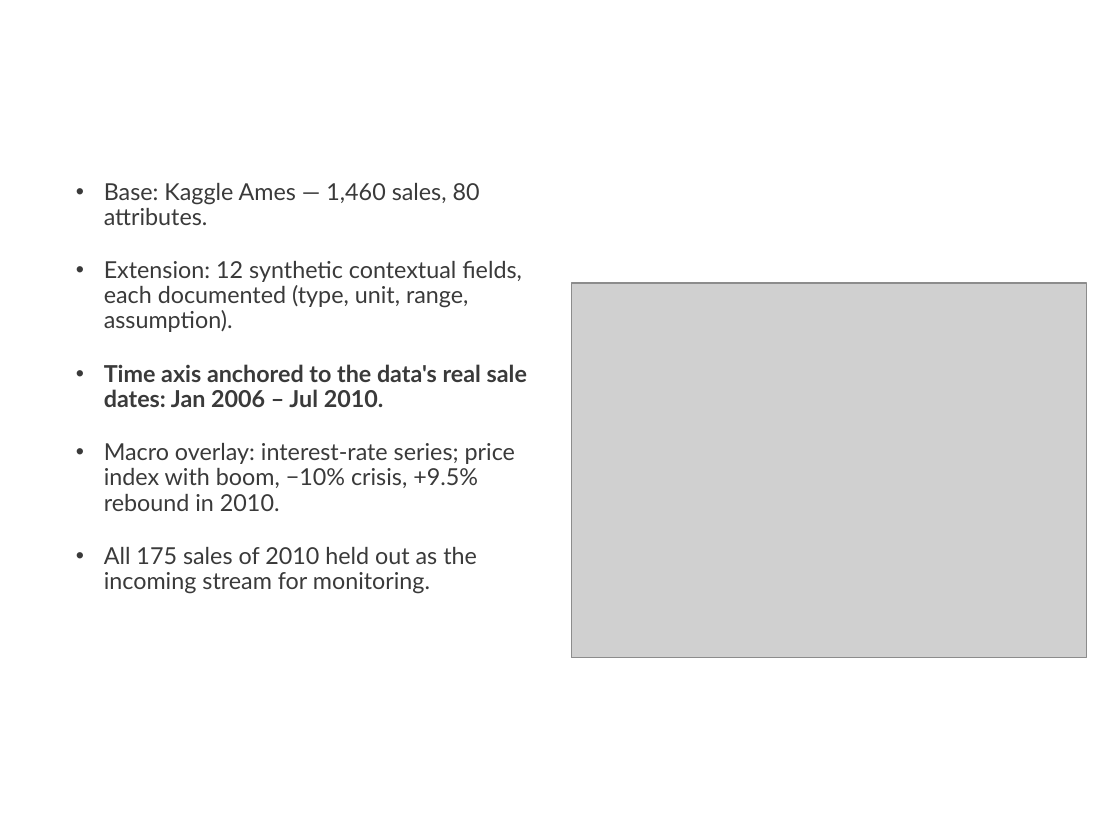
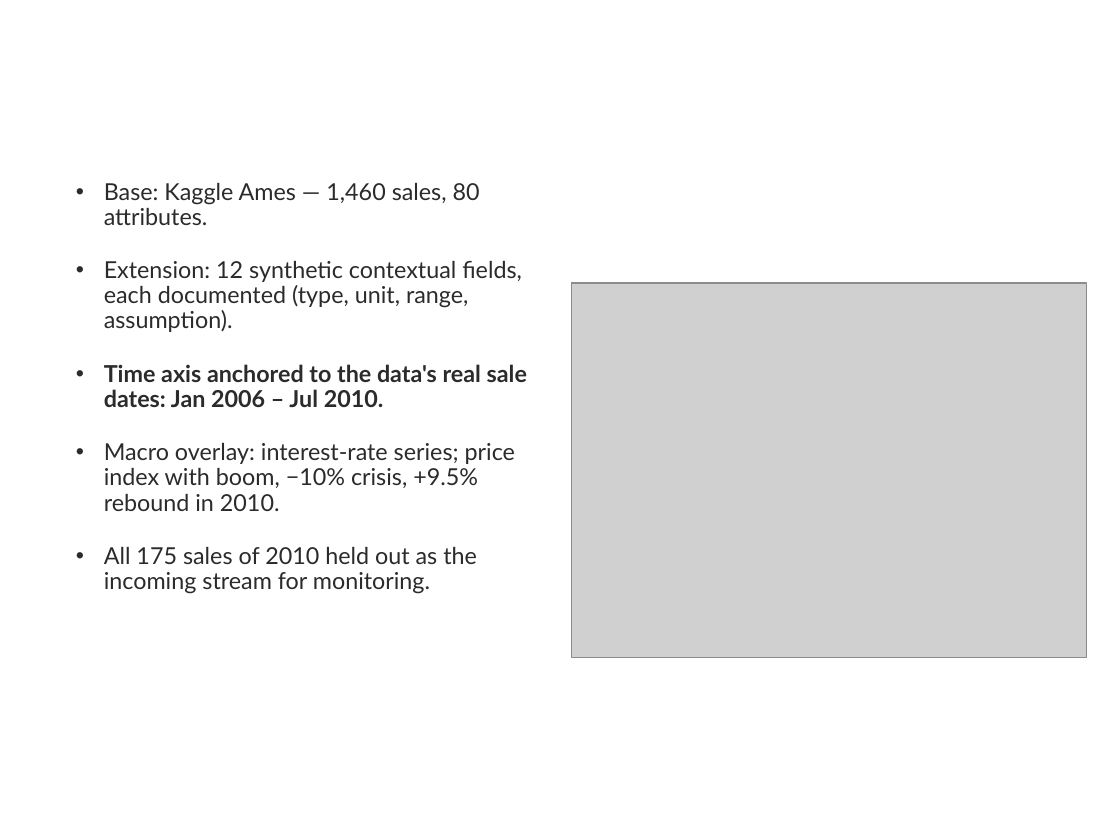
Before and after one commit to ducnt3/house-price-analytics, a slide deck: slide 4 of reports/hust-house-price-slides.pptx (slide 3 before the commit). Drawn at 1120x840 pixels with LibreOffice and Linux fonts; fonts in the diff are those of the drawing; grey boxes stand for pictures; background and template pictures are left out. Boxes give left, top, right and bottom in pixels: in the first picture for what was removed or moved away, otherwise in the second. Text is boxed around its words. In the diff, an @@ line names an element or a change of style, - is before the commit and + after.

```diff
--- a/reports/hust-house-price-slides.pptx
+++ b/reports/hust-house-price-slides.pptx
@@ text "Base: Kaggle Ames — 1,460 ..." at [104, 183, 527, 594]: text colour #3A3A3A to #2B2B2B @@
```
Also in this commit, not shown: 11 other slides changed, 10 slides added, 1 slide removed, 13 other files.
